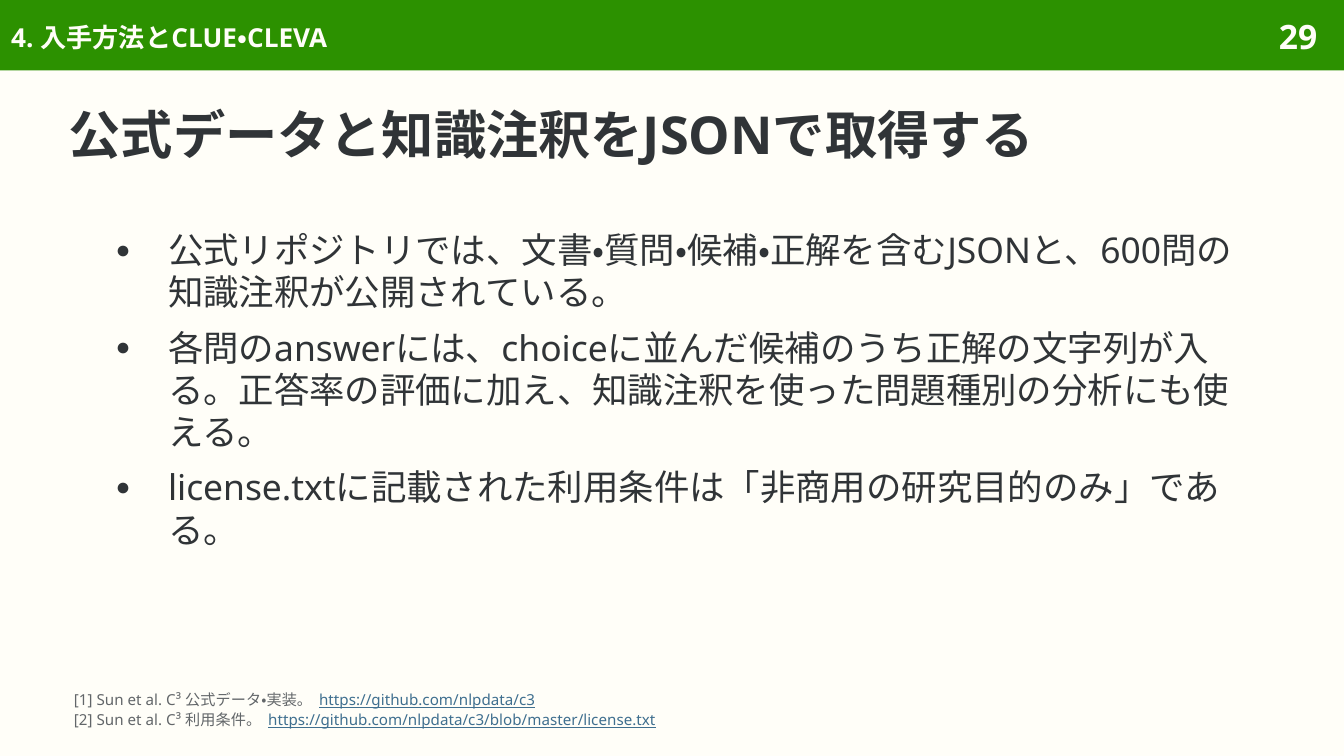
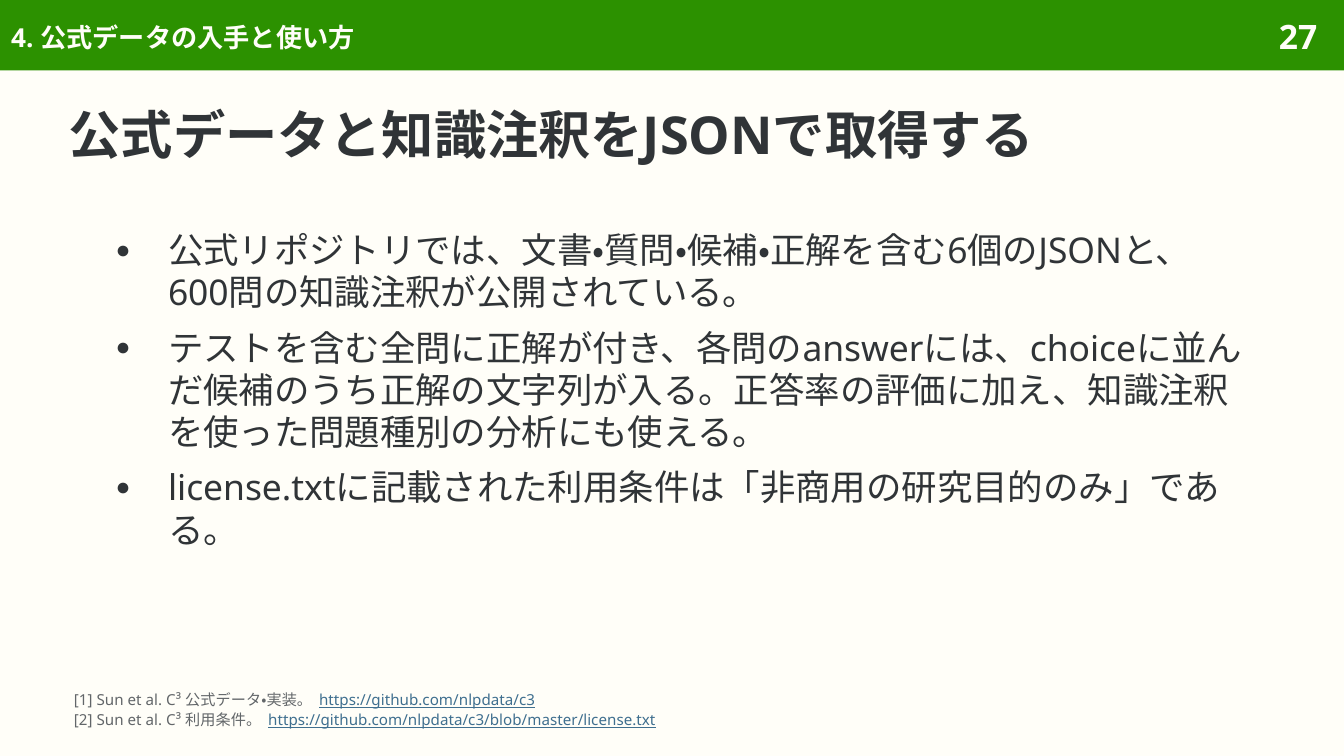
Before and after one commit to sasakiy84/datasets-in-10-minutes, a slide deck: slide 27 of slides/datasets-in-10-minutes-c3.pptx (slide 29 before the commit). Drawn at 1344x756 pixels with LibreOffice and Linux fonts; fonts in the diff are those of the drawing. Boxes give left, top, right and bottom in pixels: in the first picture for what was removed or moved away, otherwise in the second. Text is boxed around its words. In the diff, an @@ line names an element or a change of style, - is before the commit and + after.

```diff
--- a/slides/datasets-in-10-minutes-c3.pptx
+++ b/slides/datasets-in-10-minutes-c3.pptx
@@ title at box(11, 24, 354, 50): text changed @@
-4. 入手方法とCLUE・CLEVA
+4. 公式データの入手と使い方
@@ page number at box(1279, 24, 1317, 49): text changed @@
-29
+27
@@ text at box(168, 233, 1242, 448): text changed @@
-● 公式リポジトリでは、文書・質問・候補・正解を含むJSONと、600問の知識注釈が公開されている。
-● 各問のanswerには、choiceに並んだ候補のうち正解の文字列が入る。正答率の評価に加え、知識注釈を使った問題種別の分析にも使える。
+● 公式リポジトリでは、文書・質問・候補・正解を含む6個のJSONと、600問の知識注釈が公開されている。
+● テストを含む全問に正解が付き、各問のanswerには、choiceに並んだ候補のうち正解の文字列が入る。正答率の評価に加え、知識注釈を使った問題種別の分析にも使える。
```
Also in this commit, not shown: 6 other slides changed, 3 slides removed, 58 other files.
